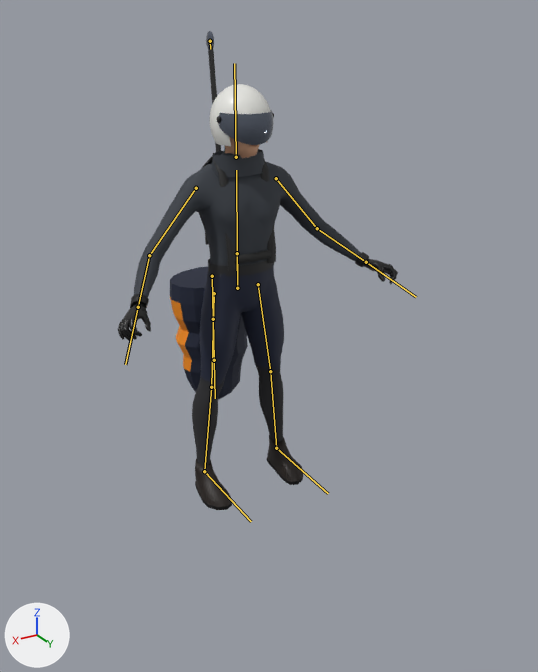
The glTF model assets/models/pilot.glb, before and after one commit.
Before and after are seen from a camera (50 mm lens) standing at (1.48, 2.93, 0.06) and looking at (0.05, 0.54, -1.13). Lighting does not change. The marker at lower left points along +X, +Y and +Z. The picture after the commit comes second. The bones that bend it are drawn over the model as lines.

In view in the first picture: 'Helmet', 'PilotBody'.
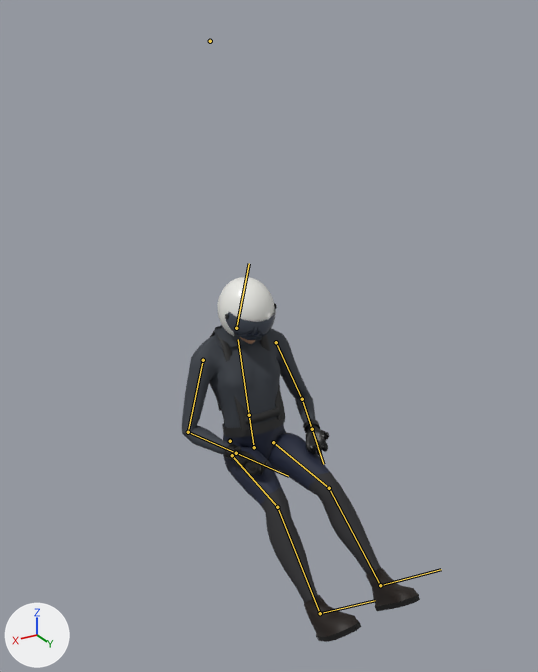
The newer file adds an action. The first version stands in its rest pose; the second is drawn at frame 1 of the action 'sit'.

Where the change shows, as pixel boxes (x1, y1, x2, y2) in the pictures (538 x 672 px):
'PilotBody', posed
    before: (118, 31, 398, 510)
    after: (182, 325, 420, 642)
'Helmet', posed
    before: (209, 84, 274, 160)
    after: (217, 277, 277, 344)
bone 'Hips', root to tip
    before: (237, 288) to (237, 264)
    after: (254, 447) to (250, 425)
bone 'Head', root to tip
    before: (236, 157) to (234, 63)
    after: (236, 328) to (249, 263)
bone 'UpperArm.L', root to tip
    before: (276, 178) to (317, 228)
    after: (276, 342) to (302, 399)
bone 'Forearm.L', root to tip
    before: (317, 228) to (366, 262)
    after: (302, 399) to (312, 429)
bone 'Hand.L', root to tip
    before: (366, 262) to (416, 297)
    after: (312, 429) to (323, 464)
bone 'UpperArm.R', root to tip
    before: (196, 188) to (149, 255)
    after: (203, 360) to (188, 432)
bone 'Forearm.R', root to tip
    before: (149, 255) to (138, 307)
    after: (188, 432) to (236, 453)
bone 'Hand.R', root to tip
    before: (138, 307) to (125, 364)
    after: (236, 453) to (288, 476)
bone 'Thigh.L', root to tip
    before: (258, 284) to (270, 371)
    after: (273, 442) to (329, 488)
bone 'Shin.L', root to tip
    before: (270, 371) to (276, 448)
    after: (329, 488) to (380, 585)
bone 'Foot.L', root to tip
    before: (276, 448) to (328, 493)
    after: (380, 585) to (441, 569)
bone 'Thigh.R', root to tip
    before: (214, 293) to (211, 387)
    after: (232, 455) to (277, 507)
bone 'Shin.R', root to tip
    before: (211, 387) to (204, 471)
    after: (277, 507) to (320, 613)
bone 'Foot.R', root to tip
    before: (204, 471) to (251, 521)
    after: (320, 613) to (375, 600)
bone 'PodTail', root to tip
    before: (212, 276) to (213, 319)
    after: (230, 440) to (230, 441)
bone 'Strap', root to tip
    before: (210, 41) to (210, 49)
    after: (210, 41) to (210, 41)

What the commit changed:
Bone 'Hips' (bone_hips) moves from (0.0, 0.0, 0.0) to (0.0, -0.744, 0.141).
Bone 'Hips' (bone_hips) turns from (0, 0, 0) to (-16, 0, 0) degrees about its own x, y and z.
Bone 'Head' (bone_head) turns from (0, 0, 0) to (36, 0, 0) degrees about its own x, y and z.
Bone 'UpperArm.L' (bone_upperarm_l) turns from (0, 0, 0) to (-8, 33, -25) degrees about its own x, y and z.
Bone 'Forearm.L' (bone_forearm_l) turns from (0, 0, 0) to (57, -39, -44) degrees about its own x, y and z.
Bone 'Hand.L' (bone_hand_l) turns from (0, 0, 0) to (0, -56, 0) degrees about its own x, y and z.
Bone 'UpperArm.R' (bone_upperarm_r) turns from (0, 0, 0) to (-8, -33, 25) degrees about its own x, y and z.
Bone 'Forearm.R' (bone_forearm_r) turns from (0, 0, 0) to (57, 39, 44) degrees about its own x, y and z.
Bone 'Hand.R' (bone_hand_r) turns from (0, 0, 0) to (0, 56, 0) degrees about its own x, y and z.
Bone 'Thigh.L' (bone_thigh_l) turns from (0, 0, 0) to (69, -3, -5) degrees about its own x, y and z.
Bone 'Shin.L' (bone_shin_l) turns from (0, 0, 0) to (-31, 3, -1) degrees about its own x, y and z.
Bone 'Foot.L' (bone_foot_l) turns from (0, 0, 0) to (-9, 0, 2) degrees about its own x, y and z.
Bone 'Thigh.R' (bone_thigh_r) turns from (0, 0, 0) to (69, 3, 5) degrees about its own x, y and z.
Bone 'Shin.R' (bone_shin_r) turns from (0, 0, 0) to (-31, -3, 1) degrees about its own x, y and z.
Bone 'Foot.R' (bone_foot_r) turns from (0, 0, 0) to (-9, 0, -2) degrees about its own x, y and z.
Bone 'PodTail' (bone_podtail) is rescaled from (1.0, 1.0, 1.0) to (0.0, 0.01, 0.01).
Bone 'Strap' (bone_strap) is rescaled from (1.0, 1.0, 1.0) to (0.0, 0.0, 0.0).
